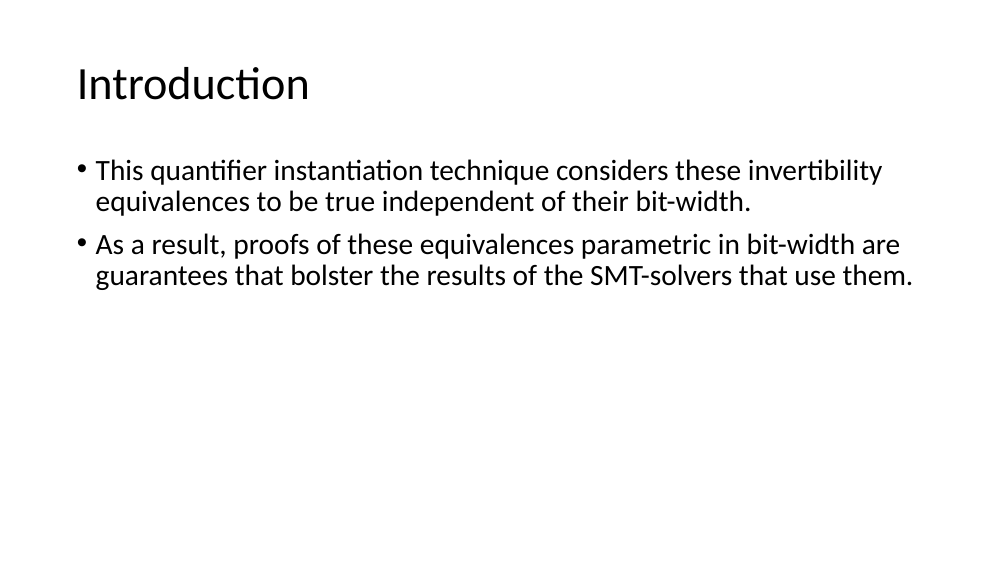
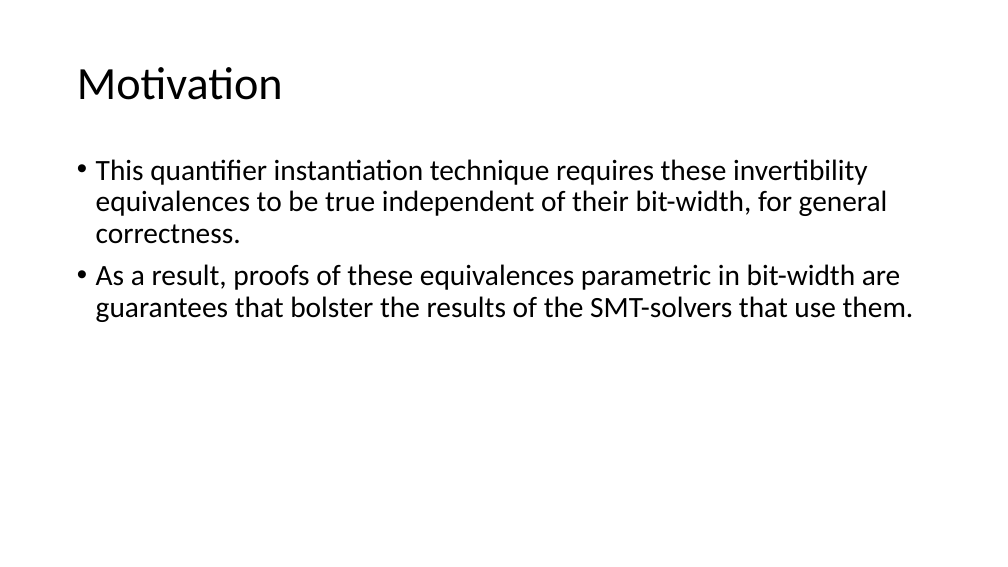
Before and after one commit to arjunvish/pxtp2019presentation, a slide deck: slide 5 of Presentation.pptx. Drawn at 1008x567 pixels with LibreOffice and Linux fonts; fonts in the diff are those of the drawing. Boxes give left, top, right and bottom in pixels: in the first picture for what was removed or moved away, otherwise in the second. Text is boxed around its words. In the diff, an @@ line names an element or a change of style, - is before the commit and + after.

```diff
--- a/Presentation.pptx
+++ b/Presentation.pptx
@@ title at (x1=77, y1=67, x2=283, y2=100): text changed @@
-Introduction
+Motivation
@@ text at (x1=96, y1=159, x2=888, y2=244): text changed @@
-• This quantifier instantiation technique considers these invertibility equivalences to be true independent of their bit-width.
+• This quantifier instantiation technique requires these invertibility equivalences to be true independent of their bit-width, for general correctness.
```
Also in this commit, not shown: 5 other slides changed, 3 slides added, 1 slide removed.
